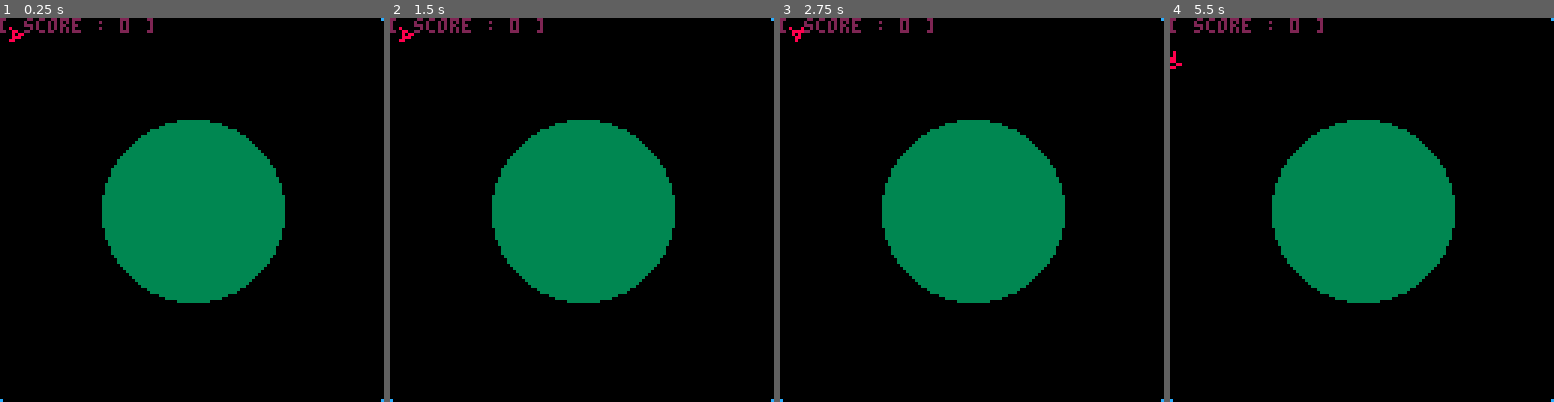
Above: before the commit, frames 1-4 (left to right).
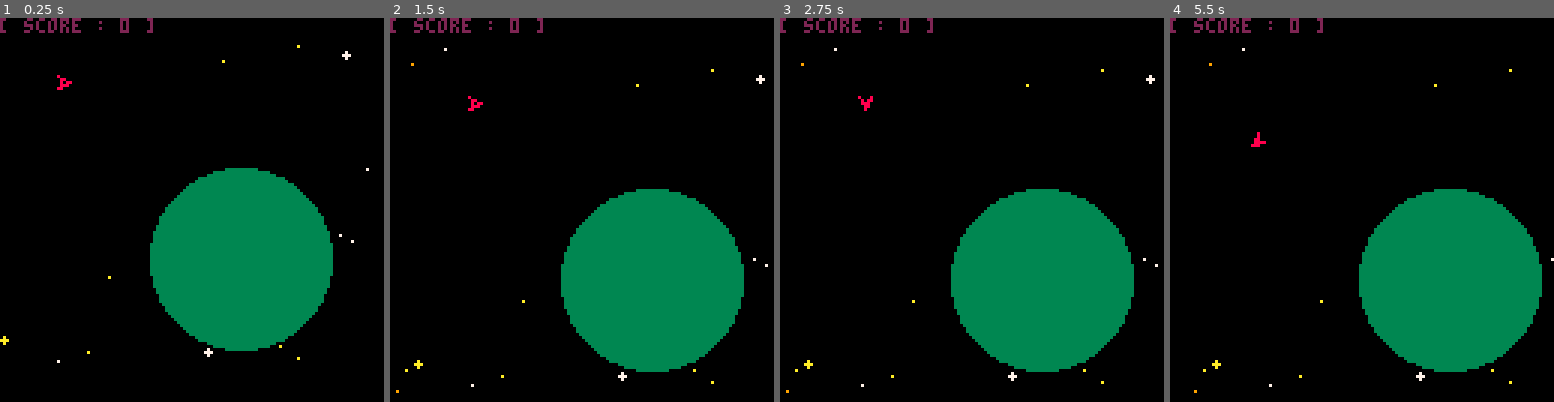
Above: after the commit, the same moments.

Repository: TarkanAl-Kazily/game-jams
Game: PICO-8 cartridge gmtk/main.p8
Two runs of this game, one before a commit and one after it. Both use one fixed random seed, a clock stepped at 60 frames per second and the inputs below.
Inputs:
- Up to frame 1 (0.25 s): no input
- Up to frame 2 (1.5 s): tap O (Z key) at 0.7 s
- Up to frame 3 (2.75 s): hold Right 1.6-2.1 s; tap O (Z key) at 1.7, 2.1, 2.5 s; hold Up 2.15-2.42 s; hold Right from 2.47 s (still down)
- Up to frame 4 (5.5 s): tap O (Z key) every 0.4 s from 2.9 to 5.3 s; release Right at 3.03 s; hold Left 3.08-3.58 s; hold Right 4.02-4.68 s; hold Up 4.73-5.03 s; hold Left from 5.08 s (still down)

The runs differ from the first frame. In frame 1, 17% of the frame differs, in the area x 0-100%, y 0-100%; in frame 2, 23%; in frame 3, 23%; in frame 4, 26%.

Commit message:
Version 0.4. Added a moving camera and stars
Camera follows the player, but is still bound to a fixed world size.

Diff:
--- a/gmtk/main.p8
+++ b/gmtk/main.p8
@@ -1,19 +1,23 @@
 pico-8 cartridge // http://www.pico-8.com
 version 29
 __lua__
--- Space Clicker v0_3
+-- Space Clicker v0_4
 -- Tarkan Al-Kazily
 
 _delta_t = 1.0 / 60.0
 time = 0.0
 score = 0
 entities = {}
+camera_pos = {x=0, y=0}
+world_bounds = {min={x=-128, y=-128}, max={x=255, y=255}}
+background = nil
+seed_background = 42
 
 function create_entity(x, y)
   local result = {}
   result.pos = {x=x, y=y}
-  result.vel = {cur=0.0, max=20.0, friction=1.0}
-  result.acc = {cur=0.0, max=4.0, timer=0, friction=6.0}
+  result.vel = {cur=0.0, max=30.0, friction=1.0}
+  result.acc = {cur=0.0, max=5.0, timer=0, friction=6.0}
   result.dir = {cur=0.0} -- starts facing positive x
   result.dir_vel = {cur=0.0, max=0.25, friction=2.0}
   result.dir_acc = {cur=0.0, max=1.0, timer=0, friction=2.0}
@@ -32,6 +36,7 @@
 end
 
 function _init()
+  background = generate_background()
   player = create_entity(5, 5)
   add(entities, player)
   earth = create_zone(64, 64, 30, 1)
@@ -42,19 +47,24 @@
   time += _delta_t
   update_player()
   update_entities()
+  update_camera()
 end
 
 function _draw()
   cls()
-  pset(0, 0, 12)
-  pset(127, 0, 12)
-  pset(127, 127, 12)
-  pset(0, 127, 12)
+  line(-128, -128, -128, 255, 1)
+  line(255, 255)
+  line(255, -128)
+  line(-128, -128)
+
+  draw_background()
+
+  camera(camera_pos.x, camera_pos.y)
 
   -- the cookie
   foreach(entities, draw_zone)
 
-  print("[ score : "..score.." ]", 2)
+  print("[ score : "..score.." ]", camera_pos.x, camera_pos.y, 2)
   -- debug
   if _debug then
     print("pos ".. player.pos.x ..", "..player.pos.y)
@@ -76,6 +86,36 @@
   end
 end
 
+function generate_background()
+  srand(seed_background)
+  local result = {}
+  for i=1,128 do
+    local star = {x=rnd_between(world_bounds.min.x, world_bounds.max.x), y=rnd_between(world_bounds.min.y, world_bounds.max.y), c=flr(rnd(3)), t=flr(rnd(4))}
+    if star.c == 0 then
+      star.c = 7
+    elseif star.c == 1 then
+      star.c = 9
+    else
+      star.c = 10
+    end
+    add(result, star)
+  end
+  return result
+end
+
+function draw_background()
+  foreach(background, draw_star)
+end
+
+function draw_star(s)
+  if s.t > 2 then
+    line(s.x-1,s.y, s.x+1, s.y, s.c)
+    line(s.x,s.y-1, s.x, s.y+1, s.c)
+  else
+    pset(s.x, s.y, s.c)
+  end
+end
+
 -- update player
 -- enables forward, left, and right
 function update_player()
@@ -97,6 +137,25 @@
   if btn(4) then
     foreach(entities, player_interact)
   end
+end
+
+-- moves the camera to try and center the player
+function update_camera()
+  local dx, dy = player.pos.x - camera_pos.x, player.pos.y - camera_pos.y
+  if dx < 28 then
+    camera_pos.x -= 1.0
+  elseif dx > 100 then
+    camera_pos.x += 1.0
+  end
+
+  if dy < 28 then
+    camera_pos.y -= 1.0
+  elseif dy > 100 then
+    camera_pos.y += 1.0
+  end
+
+  camera_pos.x = mid(world_bounds.min.x, camera_pos.x, world_bounds.max.x - 128)
+  camera_pos.y = mid(world_bounds.min.y, camera_pos.y, world_bounds.max.y - 128)
 end
 
 -- updates all entities
@@ -162,6 +221,25 @@
   line(p1.x, p1.y)
 end
 
+-- Player interacts with the given zone
+function player_interact(e)
+  if e.zone == nil then
+    return
+  end
+
+  if distance_squared(player.pos, e.pos) > e.zone.radius * e.zone.radius then
+    return
+  end
+
+  if e.zone.points.timer == 0 then
+    e.zone.points.timer = e.zone.points.reset
+    score += e.zone.points.val
+  end
+end
+
+-->8
+-- utils and math
+
 -- special euclidean transformation on a point
 -- rotated first, then translated
 function se2(point, translation, rotation)
@@ -173,25 +251,13 @@
   return result
 end
 
--- Player interacts with the given zone
-function player_interact(e)
-  if e.zone == nil then
-    return
-  end
-
-  if distance_squared(player.pos, e.pos) > e.zone.radius * e.zone.radius then
-    return
-  end
-
-  if e.zone.points.timer == 0 then
-    e.zone.points.timer = e.zone.points.reset
-    score += e.zone.points.val
-  end
-end
-
 function distance_squared(p1, p2)
   local dx, dy = p1.x - p2.x, p1.y - p2.y
   return dx * dx + dy * dy
+end
+
+function rnd_between(small, large)
+  return rnd(large - small) + small
 end
 
 __gfx__
